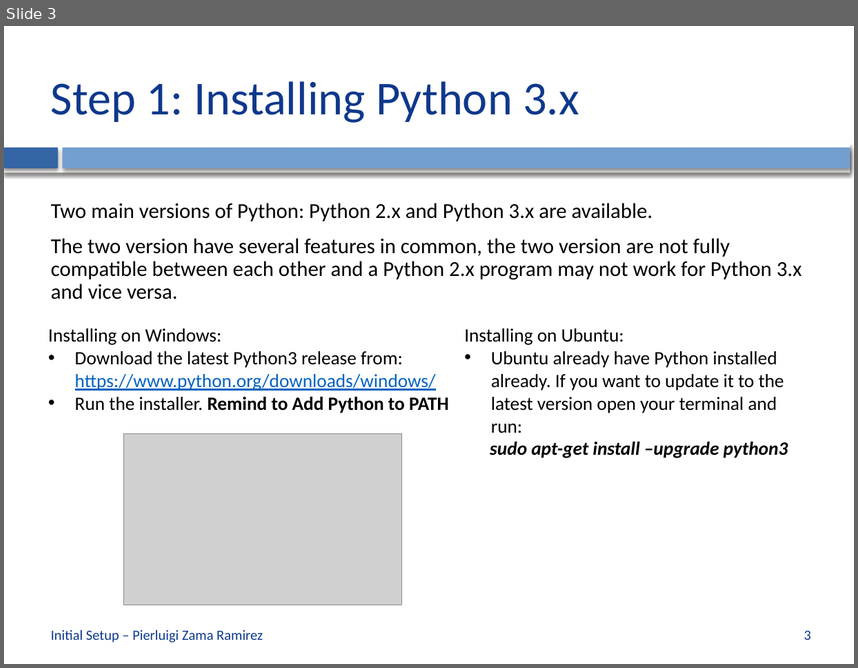
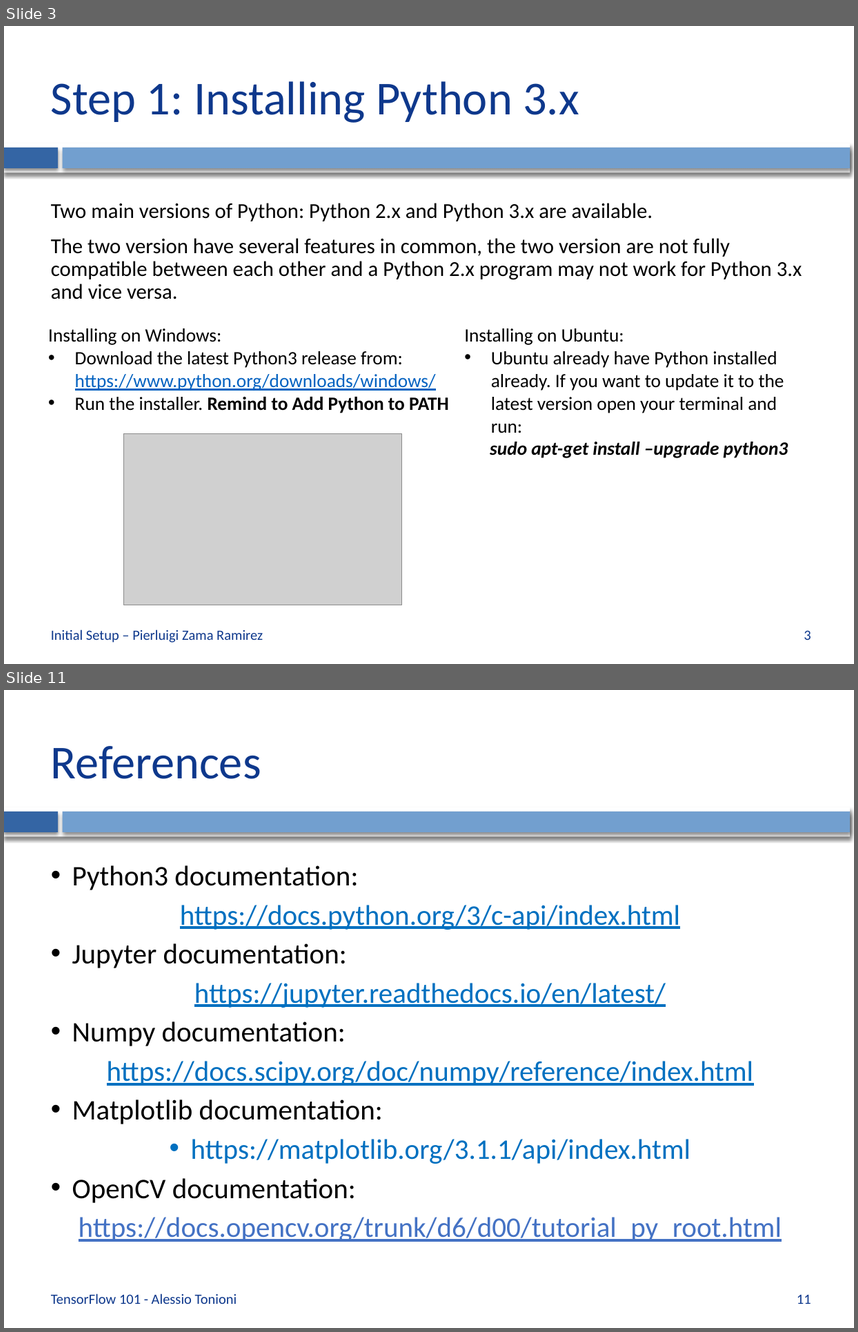
Before and after one commit to CVLAB-Unibo/ComputerVisionImageProcessing-LabSessions, a slide deck: LabSession0 - Initial Setup.pptx. Shown one above the other, each under a label of ours: slide 3 before the commit, slides 3 and 11 after it; the slides between them are not shown. The pictures are 858x668 and 858x1332 pixels, drawn with LibreOffice and Linux fonts; fonts in the diff are those of the drawing; grey boxes stand for pictures; background and template pictures are left out. Boxes give left, top, right and bottom in pixels: in the first picture for what was removed or moved away, otherwise in the second. Text is boxed around its words. In the diff, an @@ line names an element or a change of style, - is before the commit and + after.

```diff
--- a/LabSession0 - Initial Setup.pptx
+++ b/LabSession0 - Initial Setup.pptx
@@ slide 11 added at (4, 690, 854, 1328), background #FFFFFF; not listed: 3 template elements that a slide beside it also shows @@
@@ title added at (51, 746, 261, 779), 40 pt, text #0E388C @@
+References
@@ text added at (72, 865, 782, 1241), 24 pt, text #0070C0, underline @@
+• Python3 documentation:
+https://docs.python.org/3/c-api/index.html
+• Jupyter documentation:
+https://jupyter.readthedocs.io/en/latest/
+• Numpy documentation:
+https://docs.scipy.org/doc/numpy/reference/index.html
+• Matplotlib documentation:
+• https://matplotlib.org/3.1.1/api/index.html
+• OpenCV documentation:
+https://docs.opencv.org/trunk/d6/d00/tutorial_py_root.html
@@ text added at (51, 1293, 237, 1303), 12 pt, text #0E388C @@
+TensorFlow 101 - Alessio Tonioni
@@ page number added at (797, 1294, 811, 1303), 12 pt, text #0E388C @@
+11
```
Also in this commit, not shown: 7 slides changed, 1 other slide added, 2 other files.
